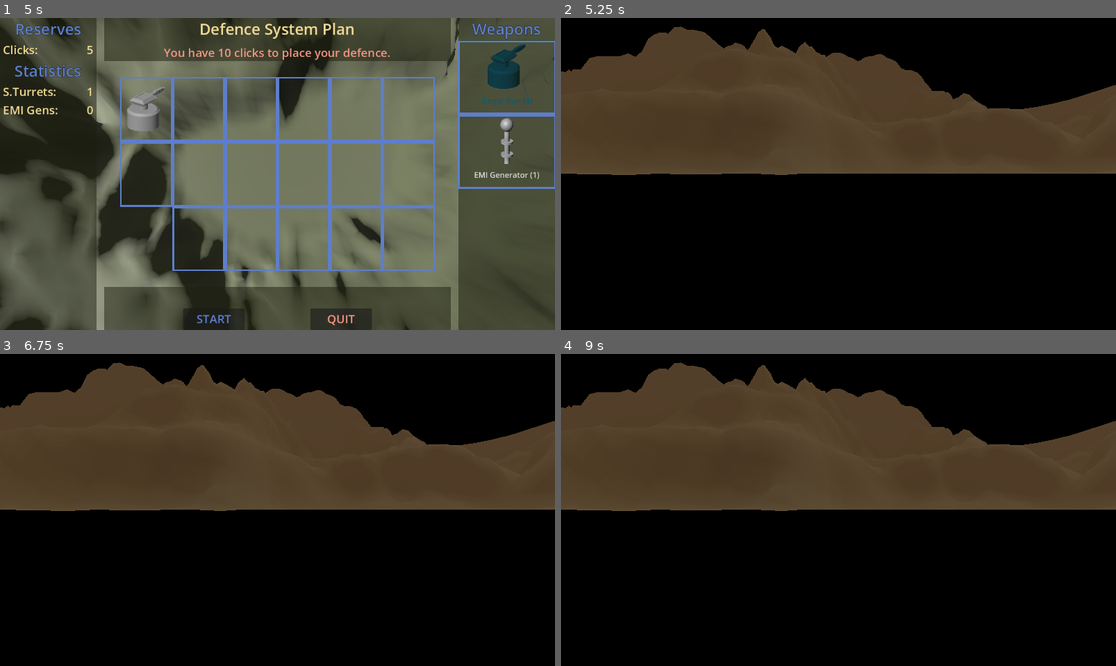
Above: before the commit, frames 1-4 (two rows, left to right).
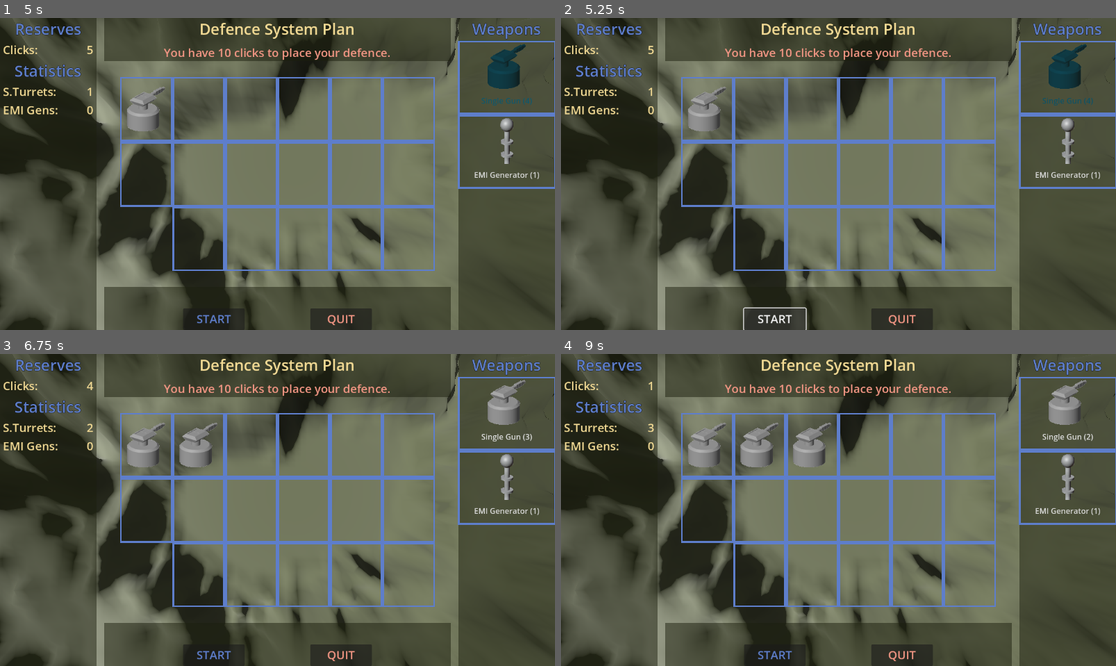
Above: after the commit, the same moments.

Repository: gshadows/Defence-of-Five
Game: Godot game, scene res://main.tscn
Two runs of this game, one before a commit and one after it. Both use one fixed random seed, a clock stepped at 60 frames per second and the inputs below.
Inputs (mouse positions are in pixels of both pictures, inside the frame that each line leads up to):
- Up to frame 1 (5 s): click "START" at 0.5 s; click "Single Gun (5)" at 1.25 s; click "Single Gun (5)" at 2 s; click (144, 108) at 2.75 s; click "Single Gun (4)" at 3.5 s; click "Single Gun (4)" at 4.25 s
- Up to frame 2 (5.25 s): click "START" at 5 s
- Up to frame 3 (6.75 s): click (216, 656) at 5.75 s, where only the run after the commit has a clickable "START"; click (199, 444) at 6.52 s
- Up to frame 4 (9 s): click (1066, 413) at 7.25 s, where only the run after the commit has a clickable "Single Gun (3)"; click (1066, 413) at 8 s, where only the run after the commit has a clickable "Single Gun (3)"; click (810, 444) at 8.77 s

Frame 1 is identical in both runs. In frame 2, 92% of the frame differs, in the area x 0-100%, y 0-100%; in frame 3, 93%; in frame 4, 93%.
Error after the commit: Invalid type in function '_create_defence' in base 'Node3D (map-01.gd)'. The array of argument 1 (Array) does not have the same element type as the expected ty…

Commit message:
Mission generator WiP

Diff:
--- a/maps/map-01.gd
+++ b/maps/map-01.gd
@@ -1,7 +1,13 @@
 extends Node3D
 
+var _objects = []
+@onready var grid := %PlacementGrid
+@onready var defence := %Defence
+@onready var buildings := %Buildings
+@onready var aliens := %Aliens
 
-var _objects = []
+func _ready():
+	if Settings.game.debug: _show_markers()
 
 
 func _on_top_view_planner_quit():
@@ -9,10 +15,25 @@
 	queue_free()
 
 func _on_top_view_planner_start(setup):
+	_create_defence(setup)
+	_create_buildings(setup)
 	$MissionPlanner.queue_free()
 	$Sun.visible = true
-	_create_objects(setup)
 
 
-func _create_objects(setup):
+func _show_markers():
+	var mesh := PlaneMesh.new()
+	for marker in grid.get_children():
+		var mesh_node := MeshInstance3D.new()
+		mesh_node.mesh = mesh
+		marker.add_child(mesh_node)
+
+func _create_defence(setup: Array[MissionPlanner.W]):
+	var merkers := grid.get_children() as Array[Node3D]
+	for i in 18:
+		if setup[i] == MissionPlanner.W.NONE: continue
+	#var weapon := Turret
+	#defence.add_child(weapon)
+
+func _create_buildings(setup):
 	pass
--- a/maps/map-01.tscn
+++ b/maps/map-01.tscn
@@ -28,6 +28,7 @@
 light_volumetric_fog_energy = 0.0
 
 [node name="PlacementGrid" type="Node3D" parent="MissionPlanner"]
+unique_name_in_owner = true
 transform = Transform3D(1, 0, 0, 0, 1, 0, 0, 0, 1, 15.645, -112.112, 10.8553)
 
 [node name="Marker1" type="Marker3D" parent="MissionPlanner/PlacementGrid"]
@@ -102,5 +103,14 @@
 transform = Transform3D(1, 0, 0, 0, 1, 0, 0, 0, 1, 45, 0, 17.1495)
 gizmo_extents = 5.0
 
+[node name="Defence" type="Node" parent="."]
+unique_name_in_owner = true
+
+[node name="Buildings" type="Node" parent="."]
+unique_name_in_owner = true
+
+[node name="Aliens" type="Node" parent="."]
+unique_name_in_owner = true
+
 [connection signal="quit" from="MissionPlanner" to="." method="_on_top_view_planner_quit"]
 [connection signal="start" from="MissionPlanner" to="." method="_on_top_view_planner_start"]
--- a/objects/mission_planner/mission_planner.gd
+++ b/objects/mission_planner/mission_planner.gd
@@ -1,4 +1,4 @@
-class_name TopViewPlanner
+class_name MissionPlanner
 extends Node3D
 
 signal quit
